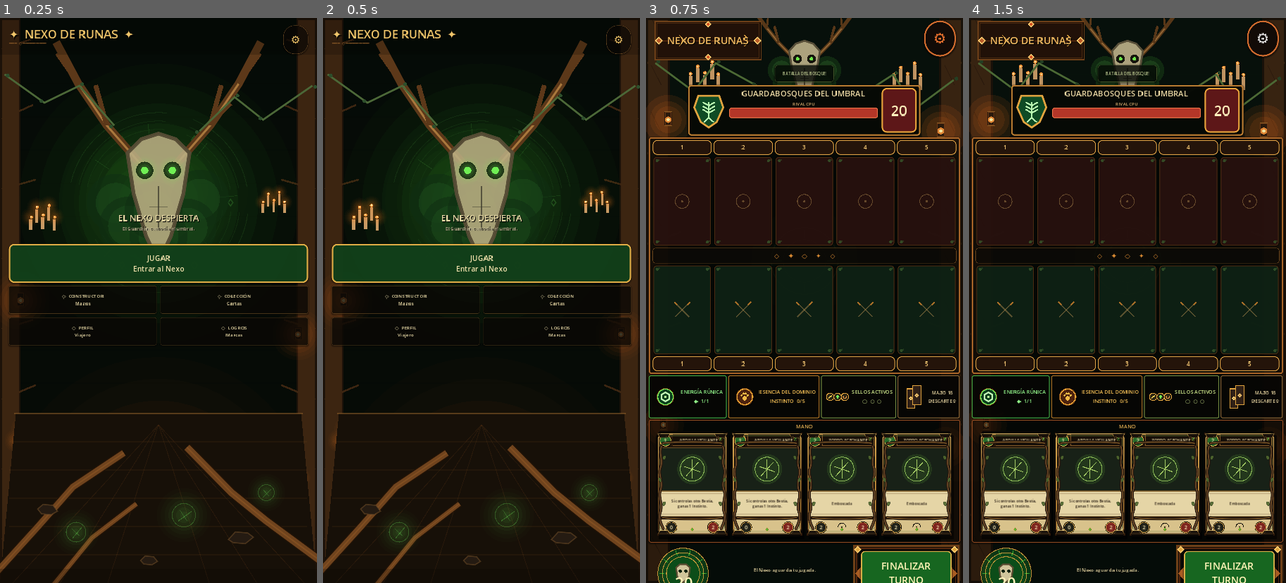
Above: before the commit, frames 1-4 (left to right).
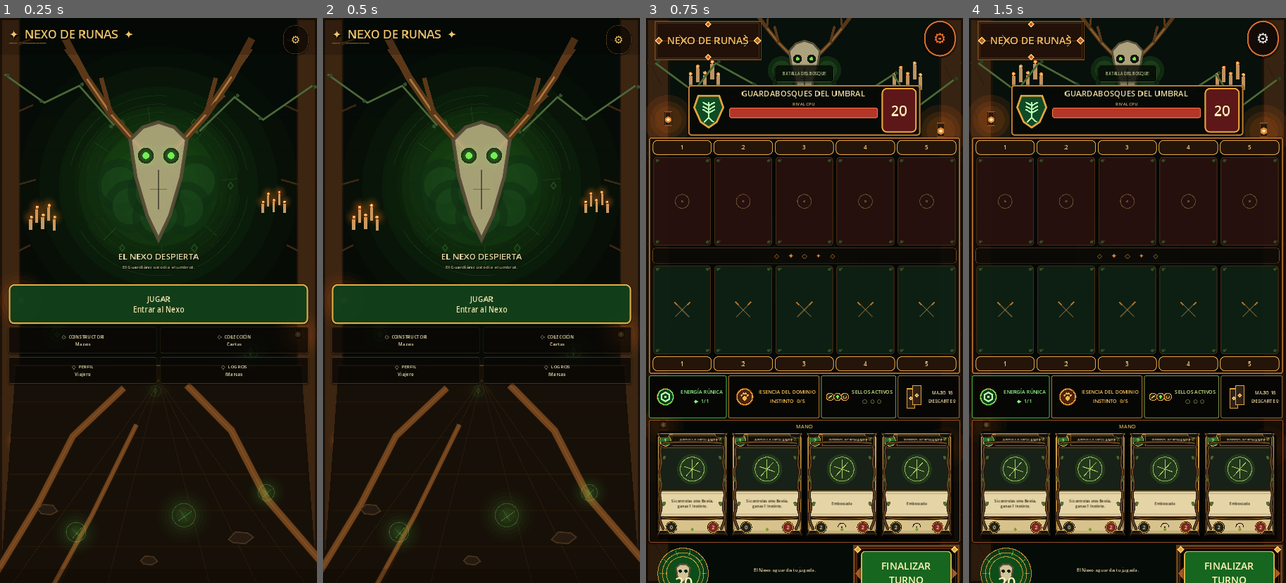
Above: after the commit, the same moments.

Repository: LoloscarPrr/Nexo-de-runas-v2
Game: Godot game, scene res://scenes/main.tscn
Same seed, same stepped clock (60 frames per second), same inputs: the game is played once before the commit and once after it.
Inputs:
- Up to frame 1 (0.25 s): no input
- Up to frame 2 (0.5 s): no input
- Up to frame 3 (0.75 s): click "JUGAR Entrar al Nexo" at 0.5 s
- Up to frame 4 (1.5 s): click "⚙" at 1.25 s

The runs differ from the first frame. In frame 1, 23% of the frame differs, in the area x 0-100%, y 3-100%; in frame 2, 23%; in frame 3, nothing differs; in frame 4, nothing differs.

Commit message:
Presentation: tercera pasada de composición del menú
Separa el Guardián de la navegación, sube el santuario inferior y conecta visualmente raíces/runas con el grid sin tocar combate.

Diff:
--- a/scripts/main.gd
+++ b/scripts/main.gd
@@ -109,18 +109,18 @@
 	settings.pressed.connect(func(): _notice("Ajustes se conectará después de cerrar la Presentation de batalla."))
 	top_bar.add_child(settings)
 
-	# La zona heroica es intencionalmente de altura acotada. No expande para no
-	# volver a empujar JUGAR y la navegación hacia el borde inferior del teléfono.
+	# La zona heroica reserva espacio limpio para el Guardián completo. Sigue sin
+	# expandir: desplaza el CTA bajo el cráneo sin recrear un hueco elástico.
 	var hero := VBoxContainer.new()
 	hero.name = "MainMenuHero"
-	hero.custom_minimum_size = Vector2(0, 500)
+	hero.custom_minimum_size = Vector2(0, 610)
 	hero.size_flags_vertical = Control.SIZE_SHRINK_BEGIN
 	hero.add_theme_constant_override("separation", 1)
 	root.add_child(hero)
 
 	var hero_spacer := Control.new()
 	hero_spacer.name = "MainMenuHeroSpacer"
-	hero_spacer.custom_minimum_size = Vector2(0, 420)
+	hero_spacer.custom_minimum_size = Vector2(0, 525)
 	hero.add_child(hero_spacer)
 
 	var hero_title := _label("EL NEXO DESPIERTA", 23, INK, HORIZONTAL_ALIGNMENT_CENTER)
@@ -135,7 +135,7 @@
 
 	var play := _menu_button("JUGAR", "Entrar al Nexo", true)
 	play.name = "MainPlayButton"
-	play.custom_minimum_size = Vector2(0, 106)
+	play.custom_minimum_size = Vector2(0, 108)
 	play.pressed.connect(_start_canonical_battle)
 	root.add_child(play)
 
@@ -149,25 +149,25 @@
 
 	var deckbuilder := _menu_button("◇  CONSTRUCTOR", "Mazos")
 	deckbuilder.name = "MainDeckbuilderButton"
-	deckbuilder.custom_minimum_size = Vector2(0, 76)
+	deckbuilder.custom_minimum_size = Vector2(0, 72)
 	deckbuilder.pressed.connect(func(): _notice("El Constructor de Mazos será la siguiente sala en conectarse al nuevo core."))
 	grid.add_child(deckbuilder)
 
 	var collection := _menu_button("◇  COLECCIÓN", "Cartas")
 	collection.name = "MainCollectionButton"
-	collection.custom_minimum_size = Vector2(0, 76)
+	collection.custom_minimum_size = Vector2(0, 72)
 	collection.pressed.connect(func(): _notice("La Colección conservará el mismo lenguaje físico de cartas."))
 	grid.add_child(collection)
 
 	var profile := _menu_button("◇  PERFIL", "Viajero")
 	profile.name = "MainProfileButton"
-	profile.custom_minimum_size = Vector2(0, 76)
+	profile.custom_minimum_size = Vector2(0, 72)
 	profile.pressed.connect(func(): _notice("Perfil está reservado para el progreso del viajero."))
 	grid.add_child(profile)
 
 	var achievements := _menu_button("◇  LOGROS", "Marcas")
 	achievements.name = "MainAchievementsButton"
-	achievements.custom_minimum_size = Vector2(0, 76)
+	achievements.custom_minimum_size = Vector2(0, 72)
 	achievements.pressed.connect(func(): _notice("Logros está reservado; todavía no modifica tu progreso."))
 	grid.add_child(achievements)
 
@@ -178,8 +178,8 @@
 	menu_status.autowrap_mode = TextServer.AUTOWRAP_WORD_SMART
 	root.add_child(menu_status)
 
-	# El espacio flexible queda DESPUÉS de la navegación. Así la interfaz se
-	# mantiene en el tercio medio y el escenario inferior puede respirar detrás.
+	# El espacio flexible queda DESPUÉS de la navegación y ahora es menor en la
+	# práctica: el santuario sube desde el fondo para enlazar raíces con el grid.
 	var lower_scene_space := Control.new()
 	lower_scene_space.name = "MainMenuLowerSceneSpace"
 	lower_scene_space.size_flags_vertical = Control.SIZE_EXPAND_FILL
--- a/scripts/ui/canonical_main_menu_backdrop.gd
+++ b/scripts/ui/canonical_main_menu_backdrop.gd
@@ -44,8 +44,8 @@
 
 	# El Guardián baja hacia el centro y gana escala. Sus astas invaden el espacio
 	# del encabezado para integrarlo a la escena en lugar de parecer un icono.
-	var guardian_center := Vector2(s.x * 0.50, s.y * 0.315)
-	var guardian_scale := minf(s.x * 0.43, 320.0)
+	var guardian_center := Vector2(s.x * 0.50, s.y * 0.285)
+	var guardian_scale := minf(s.x * 0.39, 292.0)
 	_draw_glow(guardian_center + Vector2(0, 20), s.x * 0.44, Color(0.19, 0.60, 0.14, 0.12))
 	_draw_glow(guardian_center + Vector2(-38, 14), s.x * 0.26, Color(0.26, 0.72, 0.18, 0.055))
 	_draw_glow(guardian_center + Vector2(54, -18), s.x * 0.22, Color(0.18, 0.50, 0.13, 0.05))
@@ -69,6 +69,12 @@
 	_draw_lantern(Vector2(s.x * 0.94, s.y * 0.56), s.x * 0.015)
 
 	_draw_lower_sanctuary(s)
+
+	# Runas verticales de transición: conectan visualmente el grid con el altar
+	# para que la franja media no vuelva a sentirse como un vacío negro.
+	_draw_hanging_rune(Vector2(s.x * 0.18, s.y * 0.56), 17.0, 0.72)
+	_draw_hanging_rune(Vector2(s.x * 0.79, s.y * 0.59), 20.0, 0.58)
+	_draw_hanging_rune(Vector2(s.x * 0.49, s.y * 0.66), 15.0, 0.48)
 
 	# Viñeta leve: sólo bordes. El centro queda legible y abierto.
 	draw_rect(Rect2(0, 0, s.x, s.y * 0.065), Color(0, 0, 0, 0.18))
@@ -162,7 +168,7 @@
 		draw_circle(eye_center, 5.3 * k, EYE)
 
 func _draw_lower_sanctuary(s: Vector2) -> void:
-	var altar_y := s.y * 0.70
+	var altar_y := s.y * 0.615
 	_draw_glow(Vector2(s.x * 0.50, s.y * 0.87), s.x * 0.48, Color(0.95, 0.40, 0.10, 0.060))
 	_draw_glow(Vector2(s.x * 0.52, s.y * 0.91), s.x * 0.28, Color(0.20, 0.70, 0.16, 0.045))
 
@@ -172,7 +178,7 @@
 	draw_line(Vector2(s.x * 0.045, altar_y), Vector2(s.x * 0.955, altar_y), Color(0.60, 0.40, 0.17, 0.50), 3.0)
 
 	# Perspectiva del piso hacia un punto de fuga central.
-	var vanishing := Vector2(s.x * 0.50, s.y * 0.72)
+	var vanishing := Vector2(s.x * 0.50, s.y * 0.64)
 	for x_fraction in [0.04, 0.19, 0.34, 0.66, 0.81, 0.96]:
 		draw_line(Vector2(s.x * x_fraction, s.y), vanishing, Color(0.50, 0.28, 0.10, 0.16), 2.0)
 	for i in range(5):
@@ -181,13 +187,13 @@
 
 	# Raíces gruesas en primer plano, con trayectorias diferentes a cada lado.
 	_draw_root(PackedVector2Array([
-		Vector2(-8, s.y * 0.98), Vector2(s.x * 0.12, s.y * 0.90), Vector2(s.x * 0.23, s.y * 0.83), Vector2(s.x * 0.39, s.y * 0.77)
+		Vector2(-8, s.y * 0.98), Vector2(s.x * 0.12, s.y * 0.86), Vector2(s.x * 0.23, s.y * 0.74), Vector2(s.x * 0.39, s.y * 0.655)
 	]), 16.0)
 	_draw_root(PackedVector2Array([
-		Vector2(s.x + 8, s.y * 0.96), Vector2(s.x * 0.84, s.y * 0.89), Vector2(s.x * 0.73, s.y * 0.84), Vector2(s.x * 0.59, s.y * 0.76)
+		Vector2(s.x + 8, s.y * 0.96), Vector2(s.x * 0.84, s.y * 0.85), Vector2(s.x * 0.73, s.y * 0.73), Vector2(s.x * 0.59, s.y * 0.65)
 	]), 18.0)
 	_draw_root(PackedVector2Array([
-		Vector2(s.x * 0.17, s.y + 4), Vector2(s.x * 0.29, s.y * 0.92), Vector2(s.x * 0.43, s.y * 0.86)
+		Vector2(s.x * 0.17, s.y + 4), Vector2(s.x * 0.29, s.y * 0.88), Vector2(s.x * 0.43, s.y * 0.72)
 	]), 11.0)
 
 	# Piedras y runas del suelo: dispersión irregular, no tres iconos alineados.
@@ -273,6 +279,14 @@
 	var d := center + Vector2(cos(rotation_hint + 3.95), sin(rotation_hint + 3.95)) * radius * 0.55
 	draw_line(c, d, Color(RUNE.r, RUNE.g, RUNE.b, 0.22), 1.8)
 
+func _draw_hanging_rune(center: Vector2, radius: float, alpha: float) -> void:
+	var pulse := 0.78 + sin(phase * 2.0 + center.x * 0.01) * 0.14
+	_draw_glow(center, radius * 2.9, Color(RUNE.r, RUNE.g, RUNE.b, 0.035 * alpha))
+	draw_arc(center, radius, -2.7, 2.75, 24, Color(RUNE.r, RUNE.g, RUNE.b, 0.26 * alpha * pulse), 1.8)
+	draw_line(center + Vector2(0, -radius * 0.78), center + Vector2(0, radius * 0.78), Color(RUNE.r, RUNE.g, RUNE.b, 0.22 * alpha * pulse), 1.6)
+	draw_line(center + Vector2(-radius * 0.55, 0), center + Vector2(radius * 0.55, 0), Color(RUNE.r, RUNE.g, RUNE.b, 0.18 * alpha * pulse), 1.4)
+	_draw_small_rune(center, radius * 0.42, 0.32 * alpha * pulse)
+
 func _draw_small_rune(center: Vector2, radius: float, alpha: float) -> void:
 	var pts := PackedVector2Array([
 		center + Vector2(0, -radius),
--- a/tests/portrait_main_menu_test.gd
+++ b/tests/portrait_main_menu_test.gd
@@ -44,12 +44,12 @@
 	check(content != null and content.size_flags_vertical == Control.SIZE_EXPAND_FILL, "Portrait menu uses an adaptive vertical container")
 	check(top_bar != null and top_bar.get_child_count() == 2, "Logo and settings share a compact top bar")
 	check(logo != null and not (logo is PanelContainer), "Logo is ornamental rather than a rectangular panel")
-	check(hero != null and hero.custom_minimum_size.y >= 480.0, "Portrait menu keeps a large hero scene")
+	check(hero != null and hero.custom_minimum_size.y >= 590.0 and hero.custom_minimum_size.y <= 640.0, "Portrait menu reserves a bounded Guardian stage before navigation")
 	check(hero != null and hero.size_flags_vertical != Control.SIZE_EXPAND_FILL, "Hero scene cannot expand and recreate the giant middle gap")
-	check(hero_spacer != null and hero_spacer.size_flags_vertical != Control.SIZE_EXPAND_FILL, "Hero spacer has bounded height instead of swallowing the screen")
+	check(hero_spacer != null and hero_spacer.size_flags_vertical != Control.SIZE_EXPAND_FILL and hero_spacer.custom_minimum_size.y >= 500.0, "Guardian receives a bounded clear zone above the title and CTA")
 	check(lower_scene_space != null and lower_scene_space.size_flags_vertical == Control.SIZE_EXPAND_FILL, "Flexible empty space lives below navigation as scenic floor")
 	check(backdrop != null, "Portrait menu keeps a dedicated scenic backdrop")
-	check(play != null and play.custom_minimum_size.y >= 100.0, "Primary play action remains dominant and touch friendly")
+	check(play != null and play.custom_minimum_size.y >= 104.0, "Primary play action remains dominant and touch friendly")
 	check(grid != null and grid.columns == 2 and grid.get_child_count() == 4, "Secondary navigation is a compact 2x2 grid")
 	if grid != null and grid.get_child_count() > 0 and play != null:
 		var first_secondary := grid.get_child(0) as Control
